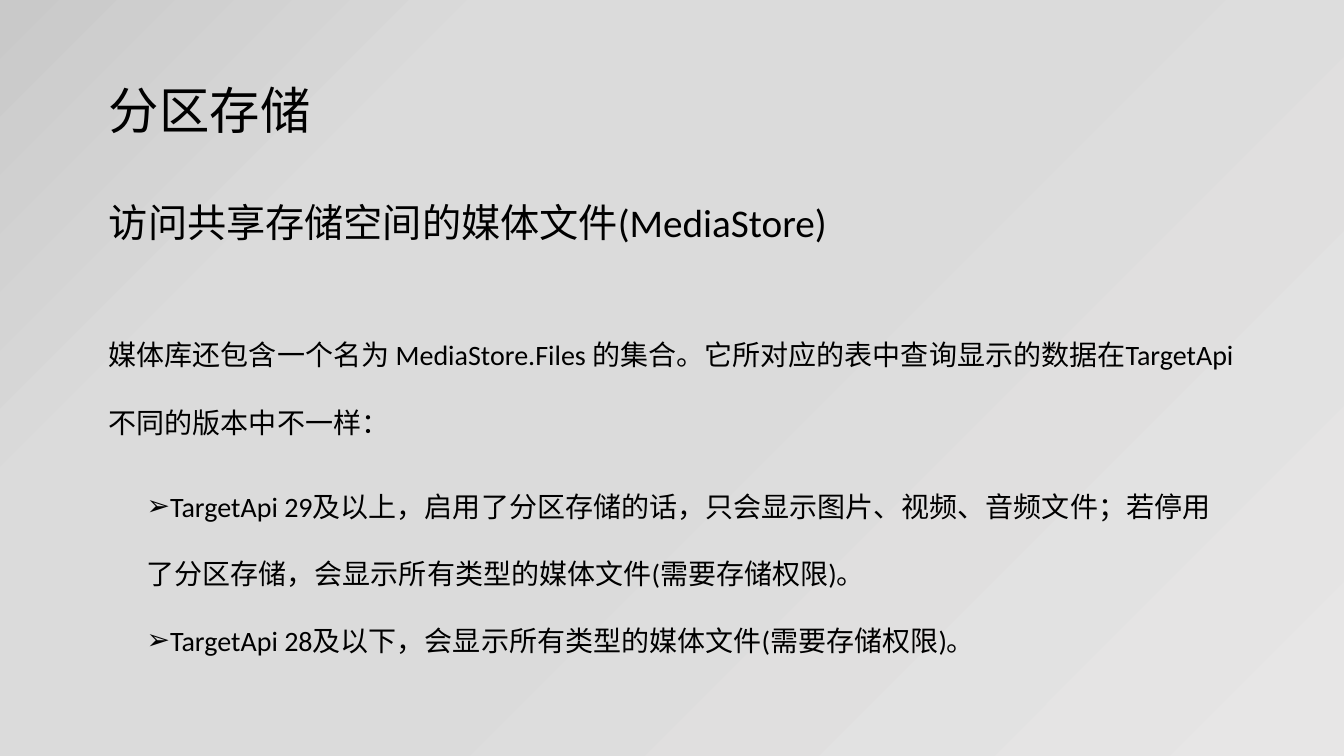
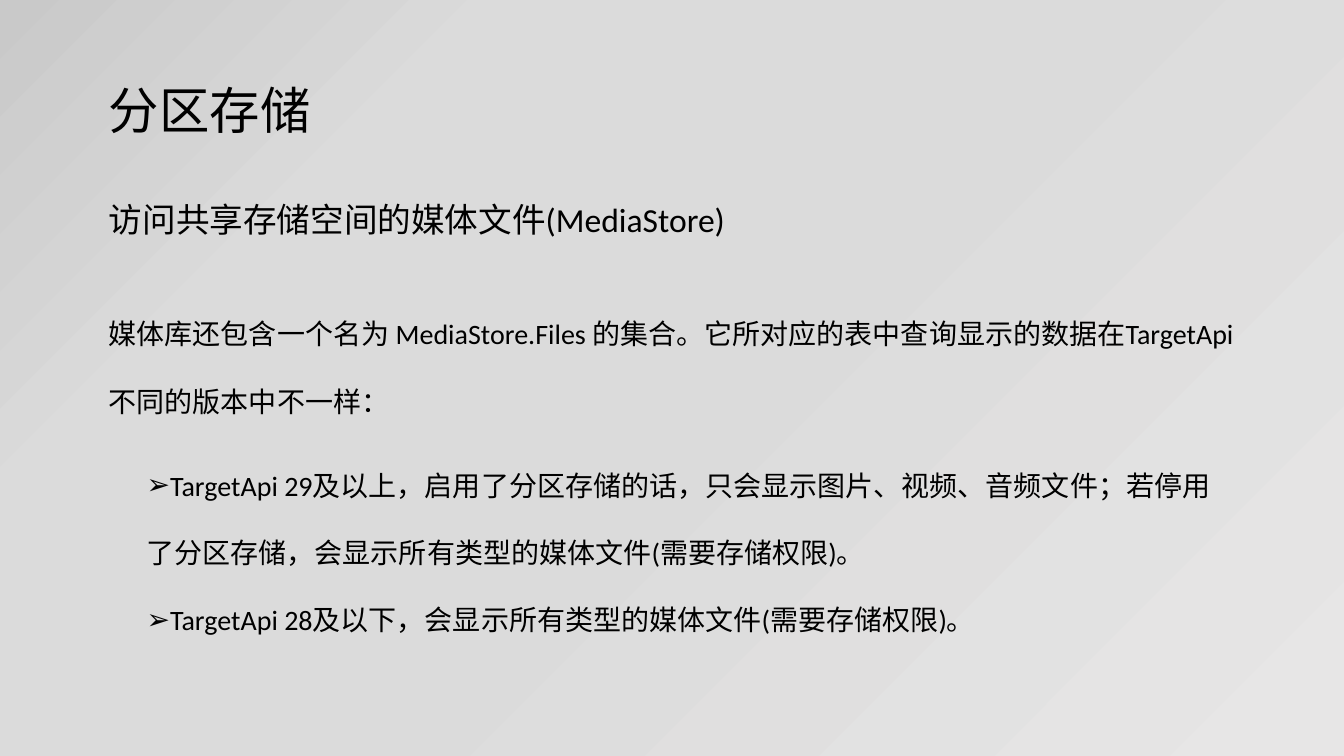
Before and after one commit to jianjunxiao/Adaptation, a slide deck: slide 9 of Android10、11适配.pptx. Drawn at 1344x756 pixels with LibreOffice and Linux fonts; fonts in the diff are those of the drawing. Boxes give left, top, right and bottom in pixels: in the first picture for what was removed or moved away, otherwise in the second. Text is boxed around its words. In the diff, an @@ line names an element or a change of style, - is before the commit and + after.

```diff
--- a/Android10、11适配.pptx
+++ b/Android10、11适配.pptx
@@ text "访问共享存储空间的媒体文件(MediaStore)" at bbox=[109, 203, 725, 237]: size 28 to 24 pt @@
@@ text "媒体库还包含一个名为 MediaStore.Files 的集合。它所对应的表中查询显示的数据在TargetApi不同的版 ...": place and size @@
-text "媒体库还包含一个名为 MediaStore.Files 的集合。它所对应的表中查询显示的数据在TargetApi不同的版 ..." at bbox=[109, 341, 1233, 656]
+text "媒体库还包含一个名为 MediaStore.Files 的集合。它所对应的表中查询显示的数据在TargetApi不同的版 ..." at bbox=[109, 320, 1233, 635]
```
Also in this commit, not shown: 8 other slides changed, 3 other files.
